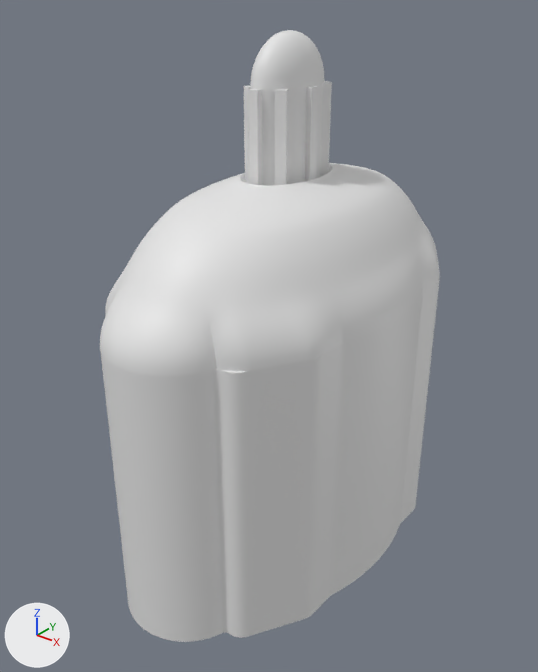
One commit to the glTF model models/grammar/grammar_09.glb: the scene before it, then after it.
Camera for both pictures: a 50 mm camera at (3.21, -4.22, 4.33) aimed at (-0.05, -0.15, 1.81). Arrows for +X, +Y and +Z are at lower left; the lights stay in place. The older version comes first.

The first picture shows 'cupola_0', 'lantern_0', 'lantern_col', 'vault_0', 'walls'.
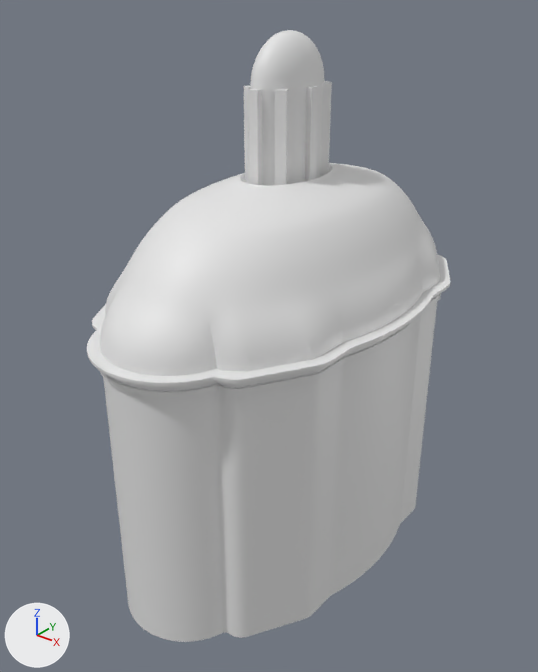
Boxes [x1, y1, x2, y2] around the edits, measured in the pictures (538 x 672 px):
```json
{"object": "cornice_out", "change": "added", "after": [87, 254, 451, 398]}
```

Scene script edits in JSON lines:
```json
{"op": "add", "block": "me_cornice_out", "code": ["me_cornice_out = bpy.data.meshes.new('cornice_out')", "me_cornice_out.from_pydata(...)  # 2880 vertices, 5760 faces; spans x -1.04..1.04, y -1.75..1.75, z 2.05..2.18"]}
{"op": "add", "block": "ob_cornice_out", "code": ["ob_cornice_out = bpy.data.objects.new('cornice_out', me_cornice_out)", "ob_cornice_out.location = (0.0, 0.0, 0.0)"]}
```
